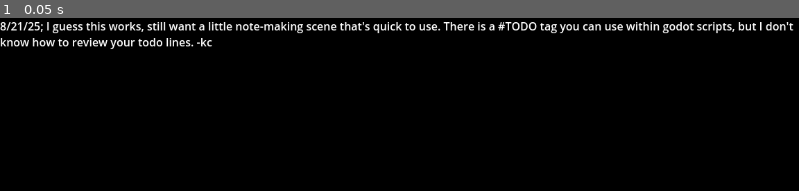
Above: before the commit, frame 1.
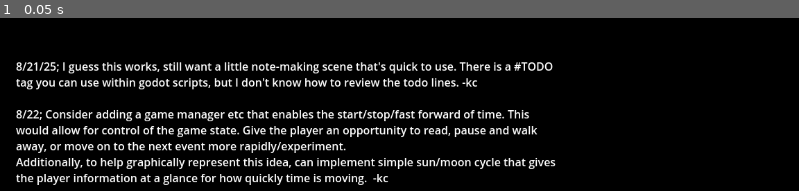
Above: after the commit, the same moment.

Repository: daedaebae/Econoverse
Game: Godot game, scene res://NOTES.tscn
The game is run twice, just before and just after one commit, with the same random seed, the same clock (stepped at 60 frames per second) and the same inputs. This scene is started directly instead of the project's main scene.
Inputs:
- Up to frame 1 (0.05 s): no input

The runs differ from the first frame. In frame 1, 14% of the frame differs, in the area x 0-100%, y 2-97%.

Commit message:
notes, layout

Diff:
--- a/econograph/NOTES.tscn
+++ b/econograph/NOTES.tscn
@@ -11,10 +11,17 @@
 size_flags_vertical = 6
 
 [node name="ColorRect" type="ColorRect" parent="."]
+custom_minimum_size = Vector2(4000, 4000)
 layout_mode = 1
-anchors_preset = 15
-anchor_right = 1.0
-anchor_bottom = 1.0
+anchors_preset = -1
+anchor_left = -0.191
+anchor_top = -0.152
+anchor_right = 0.951
+anchor_bottom = 1.137
+offset_left = 220.032
+offset_top = 98.496
+offset_right = 56.448
+offset_bottom = -88.7761
 grow_horizontal = 2
 grow_vertical = 2
 color = Color(0, 0, 0, 1)
@@ -27,6 +34,10 @@
 anchors_preset = 15
 anchor_right = 1.0
 anchor_bottom = 1.0
+offset_left = 23.0
+offset_top = 58.0
+offset_right = -334.0
+offset_bottom = 156.0
 grow_horizontal = 2
 grow_vertical = 2
 
@@ -34,8 +45,10 @@
 custom_minimum_size = Vector2(500, 500)
 layout_mode = 2
 size_flags_horizontal = 3
-text = "8/21/25; I guess this works, still want a little note-making scene that's quick to use. There is a #TODO tag you can use within godot scripts, but I don't know how to review your todo lines. -kc
-"
+text = "8/21/25; I guess this works, still want a little note-making scene that's quick to use. There is a #TODO tag you can use within godot scripts, but I don't know how to review the todo lines. -kc
+
+8/22; Consider adding a game manager etc that enables the start/stop/fast forward of time. This would allow for control of the game state. Give the player an opportunity to read, pause and walk away, or move on to the next event more rapidly/experiment.
+Additionally, to help graphically represent this idea, can implement simple sun/moon cycle that gives the player information at a glance for how quickly time is moving.  -kc"
 fit_content = true
 scroll_following = true
 context_menu_enabled = true
--- a/econograph/scenes/MAIN.tscn
+++ b/econograph/scenes/MAIN.tscn
@@ -24,7 +24,13 @@
 grow_vertical = 2
 color = Color(0.152857, 0.0984095, 0.0117827, 1)
 
-[node name="WorldClock" type="Label" parent="."]
+[node name="TimeModule" type="Control" parent="."]
+layout_mode = 1
+anchors_preset = 0
+offset_right = 40.0
+offset_bottom = 40.0
+
+[node name="WorldClock" type="Label" parent="TimeModule"]
 custom_minimum_size = Vector2(100, 20)
 layout_mode = 1
 offset_left = 20.0
@@ -42,7 +48,7 @@
 autoplay = true
 bus = &"Music"
 
-[node name="CurrencyTool" type="Control" parent="."]
+[node name="CurrencyModule" type="Control" parent="."]
 layout_mode = 1
 anchors_preset = 1
 anchor_left = 1.0
@@ -51,11 +57,11 @@
 offset_bottom = 40.0
 grow_horizontal = 0
 
-[node name="Sprite2D" type="Sprite2D" parent="CurrencyTool"]
+[node name="Coin" type="Sprite2D" parent="CurrencyModule"]
 position = Vector2(25, 20)
 texture = ExtResource("3_08hpn")
 
-[node name="Counter" type="Label" parent="CurrencyTool"]
+[node name="Counter" type="Label" parent="CurrencyModule"]
 custom_minimum_size = Vector2(100, 20)
 layout_mode = 1
 anchors_preset = 1
@@ -68,3 +74,28 @@
 grow_horizontal = 0
 horizontal_alignment = 1
 vertical_alignment = 1
+
+[node name="QuestModule" type="Control" parent="."]
+layout_mode = 1
+anchors_preset = 3
+anchor_left = 1.0
+anchor_top = 1.0
+anchor_right = 1.0
+anchor_bottom = 1.0
+offset_left = -40.0
+offset_top = -40.0
+grow_horizontal = 0
+grow_vertical = 0
+
+[node name="DialogueModule" type="Control" parent="."]
+layout_mode = 1
+anchors_preset = 7
+anchor_left = 0.5
+anchor_top = 1.0
+anchor_right = 0.5
+anchor_bottom = 1.0
+offset_left = -20.0
+offset_top = -40.0
+offset_right = 20.0
+grow_horizontal = 2
+grow_vertical = 0
